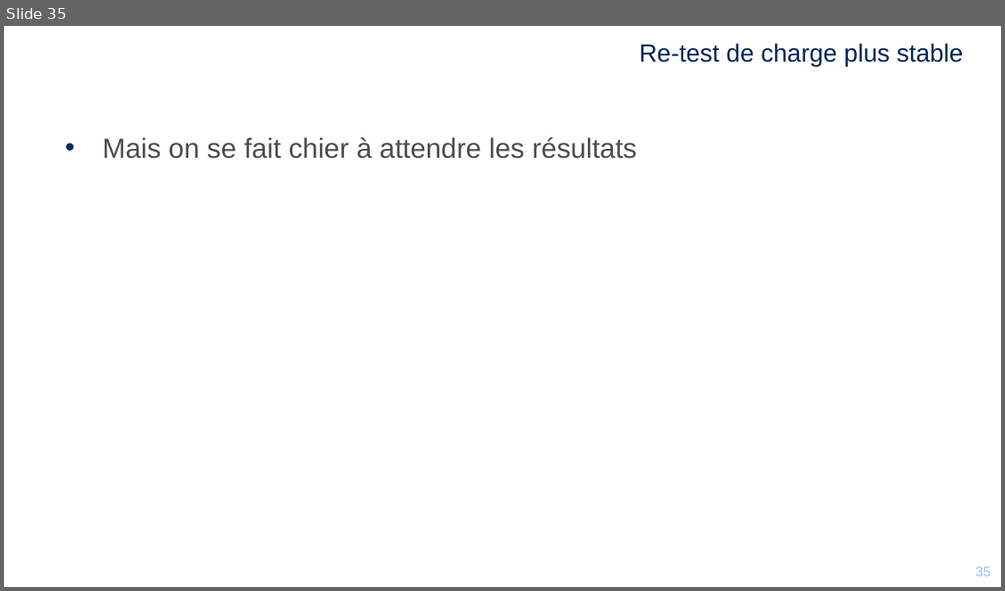
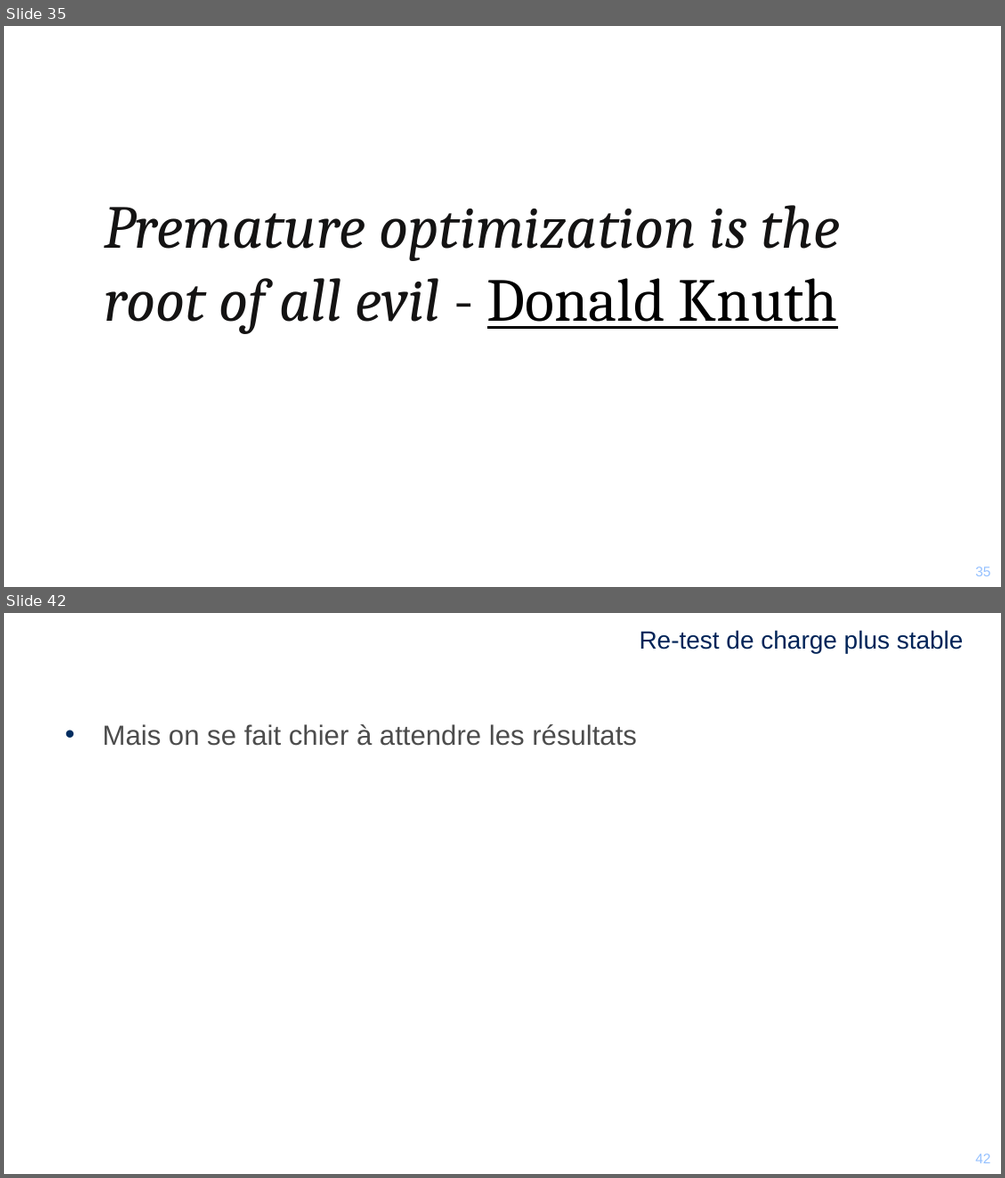
Before and after one commit to mikrob/perfuniversity, a slide deck: PerfUniversity.pptx. Shown one above the other, each under a label of ours: slide 35 before the commit, slides 35 and 42 after it; the slides between them are not shown. The pictures are 1005x591 and 1005x1178 pixels, drawn with LibreOffice and Linux fonts; fonts in the diff are those of the drawing; background and template pictures are left out. Boxes give left, top, right and bottom in pixels: in the first picture for what was removed or moved away, otherwise in the second. Text is boxed around its words. In the diff, an @@ line names an element or a change of style, - is before the commit and + after.

```diff
--- a/PerfUniversity.pptx
+++ b/PerfUniversity.pptx
@@ slide 35 added at [4, 26, 1001, 587], background #FFFFFF; not listed: 2 template elements that a slide beside it also shows @@
@@ text added at [104, 205, 841, 334], 44 pt, text #141313, italic @@
+Premature optimization is the root of all evil - Donald Knuth
@@ what was slide 35 is now slide 42 @@
@@ page number at [967, 1153, 982, 1163]: text changed @@
-35
+42
@@ page number at [975, 1153, 990, 1163]: text changed @@
-35
+42
```
Also in this commit, not shown: 7 other slides added.
